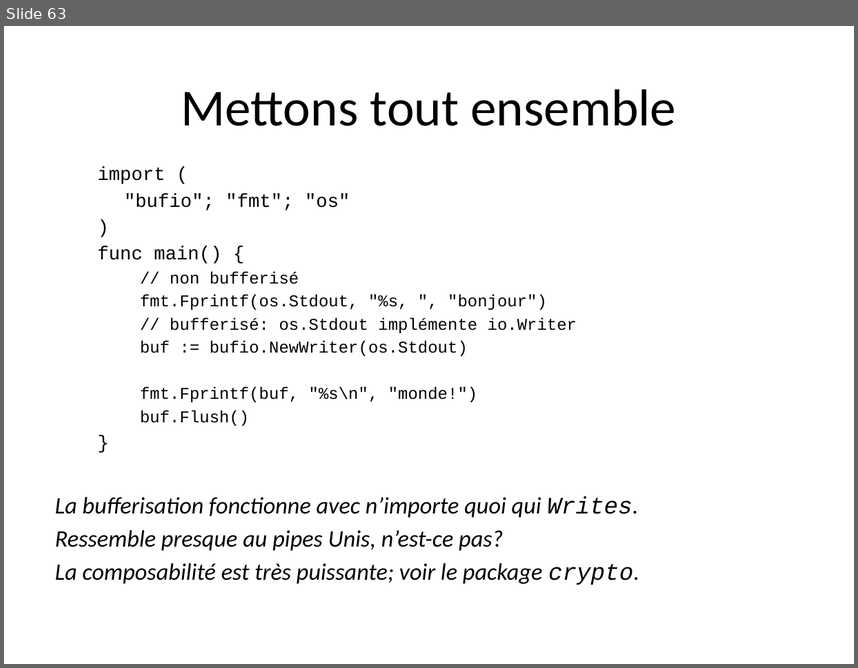
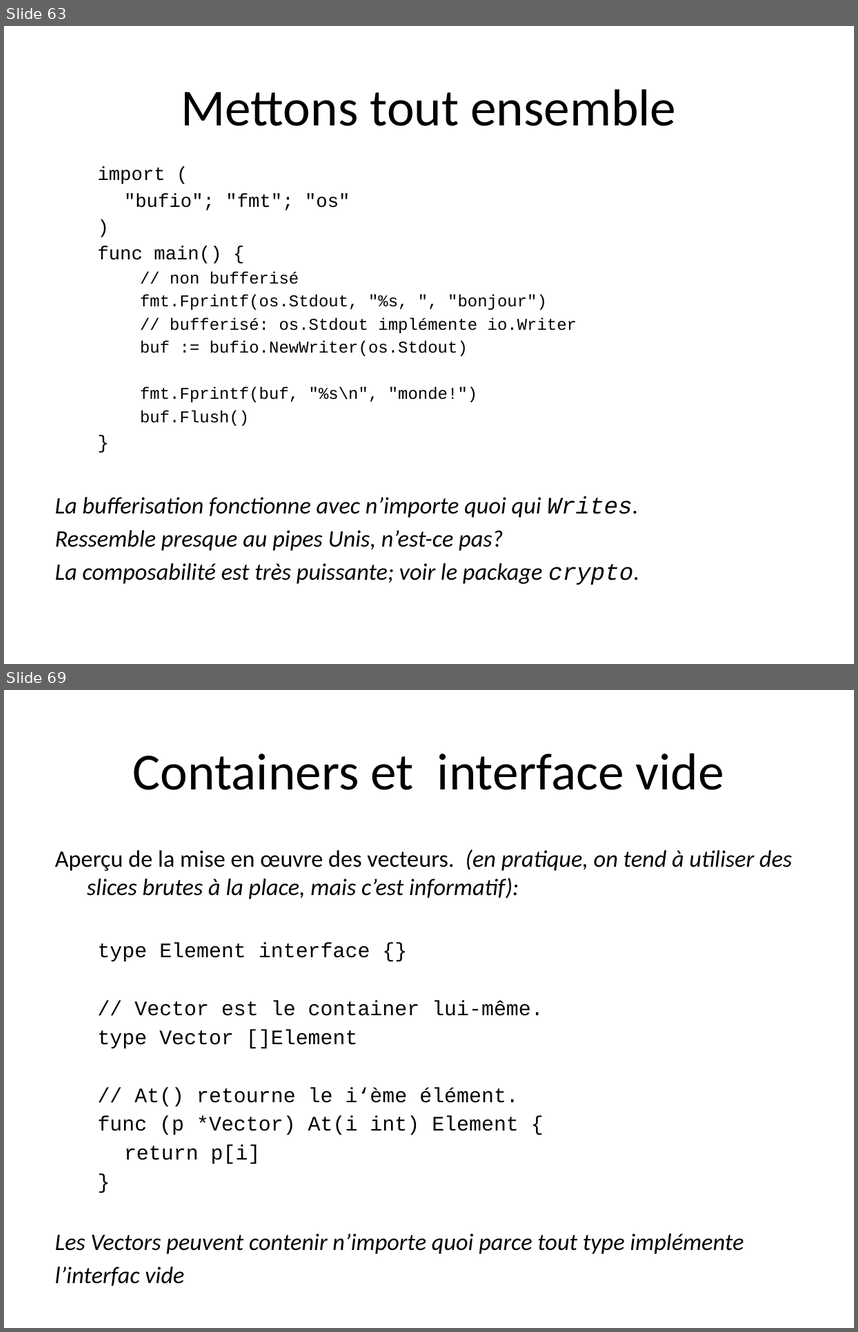
Before and after one commit to trash-anger/golang-france, a slide deck: Go-documentation/cours-general/Go-partie2.pptx. Shown one above the other, each under a label of ours: slide 63 before the commit, slides 63 and 69 after it; the slides between them are not shown. The pictures are 858x668 and 858x1332 pixels, drawn with LibreOffice and Linux fonts; fonts in the diff are those of the drawing; background and template pictures are left out. Boxes give left, top, right and bottom in pixels: in the first picture for what was removed or moved away, otherwise in the second. Text is boxed around its words. In the diff, an @@ line names an element or a change of style, - is before the commit and + after.

```diff
--- a/Go-documentation/cours-general/Go-partie2.pptx
+++ b/Go-documentation/cours-general/Go-partie2.pptx
@@ slide 69 added at (x1=4, y1=690, x2=854, y2=1328), background #FFFFFF @@
@@ title added at (x1=133, y1=753, x2=724, y2=790), 44 pt, text #000000 @@
+Containers et interface vide
@@ text added at (x1=55, y1=849, x2=792, y2=1254), 20 pt, text #000000 @@
+Aperçu de la mise en œuvre des vecteurs. (en pratique, on tend à utiliser des slices brutes à la place, mais c’est informatif):
+  type Element interface {}
+  // Vector est le container lui-même.
+  type Vector []Element
+  // At() retourne le i‘ème élément.
+  func (p *Vector) At(i int) Element {
+  return p[i]
+  }
+Les Vectors peuvent contenir n’importe quoi parce tout type implémente
+l’interfac vide
```
Also in this commit, not shown: 22 other slides added, 1 slide removed, 1 other file.
